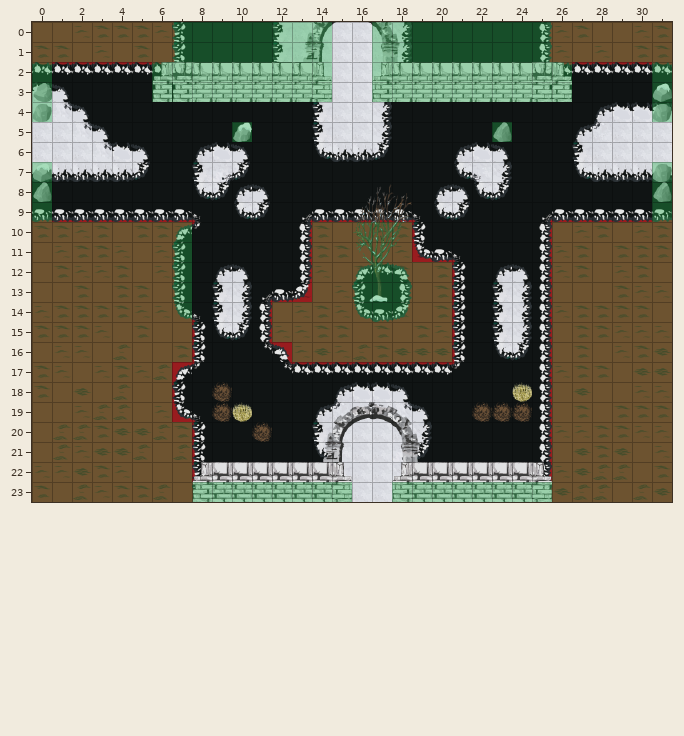
Two states of a Tiled map, levels_tmx/tmx/new_1.tmx. This is how it looked before the edit.
Cells are 32x32 px. Shown: x 0..31, y 0..23.
The same view after the edit:
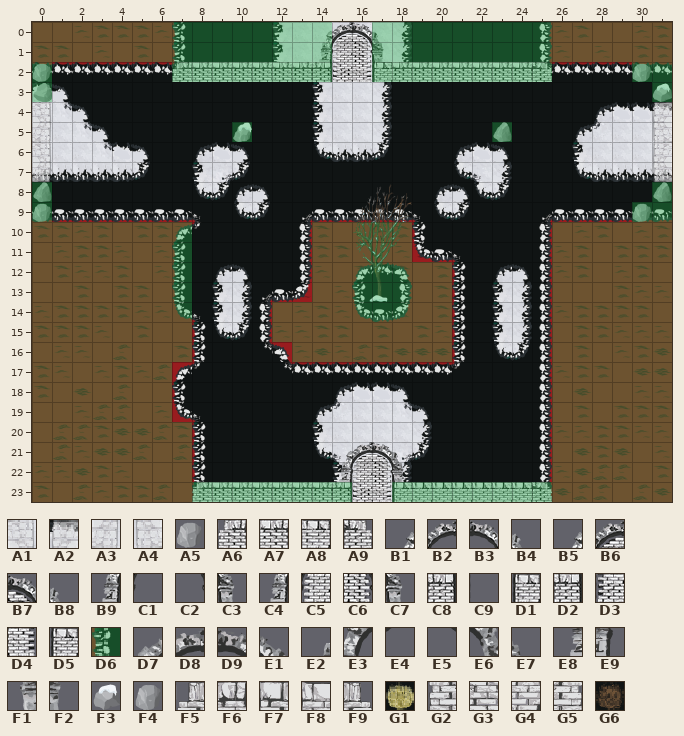
Key: from "Silent Wood-03": A1 6, A2 7, A3 18, A4 19, A5 21, A6 26, A7 27, A8 28, A9 29; from "Silent Wood-07": B1 0, B2 1, B3 2, B4 3, B5 4, B6 5, B7 6, B8 7, B9 12, C1 13, C2 14, C3 15, C4 16, C5 17, C6 18, C7 19, C8 24, C9 25, D1 27, D2 28, D3 29, D4 30, D5 31; from "coll": D6 0; from "obj": D7 1, D8 2, D9 3, E1 4, E2 20, E3 21, E4 22, E5 23, E6 24, E7 25, E8 40, E9 41, F1 44, F2 45, F3 58, F4 59, F5 84, F6 85, F7 86, F8 88, F9 91, G1 92, G2 104, G3 105, G4 109, G5 111, G6 112.
__ is an empty cell, .. an unchanged one.
Tiles of an added or newly shown layer are drawn over the layers below it.
See-through tiles are keyed as they look on the map.
Change:
--- layer "GroundObjects"
@@ x 0..31 @@
- 0 .. .. .. .. .. .. .. .. .. .. .. .. .. E2 E3 E4 E5 E6 E7 .. .. .. .. .. .. .. .. .. .. .. .. ..
- 1 .. .. .. .. .. .. .. .. .. .. .. .. .. E8 E9 __ __ F1 F2 .. .. .. .. .. .. .. .. .. .. .. .. ..
- 2 __ .. .. .. .. .. F5 F6 F8 F8 F8 F8 F8 F8 F9 __ .. F5 F8 F8 F8 F8 F8 F8 F8 F6 F9 .. .. .. __ ..
- 3 .. .. .. .. .. .. G2 G2 G4 G4 G4 G4 G4 G4 G5 .. .. G2 G4 G4 G4 G4 G4 G4 G4 G5 G5 .. .. .. .. ..
- 4 F4 .. .. .. .. .. .. .. .. .. .. .. .. .. .. .. .. .. .. .. .. .. .. .. .. .. .. .. .. .. .. F4
+ 0 .. .. .. .. .. .. .. .. .. .. .. .. .. __ B1 B2 B3 B4 __ .. .. .. .. .. .. .. .. .. .. .. .. ..
+ 1 .. .. .. .. .. .. .. .. .. .. .. .. .. __ B9 C1 C2 C3 __ .. .. .. .. .. .. .. .. .. .. .. .. ..
+ 2 A5 .. .. .. .. .. __ A6 A7 A7 A7 A7 A7 A7 C8 C9 .. D1 A7 A7 A7 A7 A7 A7 A7 A9 __ .. .. .. A5 ..
+ 3 .. .. .. .. .. .. __ __ __ __ __ __ __ __ __ .. .. __ __ __ __ __ __ __ __ __ __ .. .. .. .. ..
+ 4 __ .. .. .. .. .. .. .. .. .. .. .. .. .. .. .. .. .. .. .. .. .. .. .. .. .. .. .. .. .. .. __
@@ x 0..31 @@
- 7 F3 .. .. .. .. .. .. .. .. .. .. .. .. .. .. .. .. .. .. .. .. .. .. .. .. .. .. .. .. .. .. F4
+ 7 __ .. .. .. .. .. .. .. .. .. .. .. .. .. .. .. .. .. .. .. .. .. .. .. .. .. .. .. .. .. .. __
@@ x 0..30 @@
- 9 __ .. .. .. .. .. .. .. .. .. .. .. .. .. .. .. .. .. .. .. .. .. .. .. .. .. .. .. .. .. __
+ 9 A5 .. .. .. .. .. .. .. .. .. .. .. .. .. .. .. .. .. .. .. .. .. .. .. .. .. .. .. .. .. A5
@@ x 9..24 @@
-18 G6 .. .. .. .. .. .. .. .. .. .. .. .. .. .. G1
-19 G6 G1 .. .. .. .. .. .. .. .. .. .. .. G6 G6 G6
-20 .. .. G6 .. .. .. .. .. .. .. .. .. .. .. .. ..
+18 __ .. .. .. .. .. .. .. .. .. .. .. .. .. .. __
+19 __ __ .. .. .. .. .. .. .. .. .. .. .. __ __ __
+20 .. .. __ .. .. .. .. .. .. .. .. .. .. .. .. ..
--- layer "TopObjects"
@@ x 8..25 @@
-19 .. .. .. .. .. .. .. D7 D8 D9 E1 .. .. .. .. .. .. ..
-20 .. .. .. .. .. .. E2 E3 E4 E5 E6 E7 .. .. .. .. .. ..
-21 .. .. .. .. .. .. E8 E9 __ __ F1 F2 .. .. .. .. .. ..
-22 F5 F7 F7 F7 F7 F7 F7 F9 __ __ F5 F7 F7 F7 F7 F7 F7 F9
-23 G2 G3 G3 G3 G3 G3 G3 G5 __ .. G2 G3 G3 G3 G3 G3 G3 G5
+19 .. .. .. .. .. .. .. __ __ __ __ .. .. .. .. .. .. ..
+20 .. .. .. .. .. .. __ __ __ __ __ __ .. .. .. .. .. ..
+21 .. .. .. .. .. .. __ B1 B2 B3 B4 __ .. .. .. .. .. ..
+22 __ __ __ __ __ __ __ B9 C1 C2 C3 __ __ __ __ __ __ __
+23 A6 A7 A7 A7 A7 A7 A7 C8 C9 .. D1 A8 A8 A8 A8 A8 A8 A9
--- layer "DBNorth" (now shown)
@@ x 14..17 @@
- 0 __ __ __ __
- 1 __ __ __ __
- 2 __ __ __ __
+ 0 B5 B6 B7 B8
+ 1 C4 C5 C6 C7
+ 2 D2 D3 D4 D5
--- layer "DBSouth" (now shown)
@@ x 15..18 @@
-21 __ __ __ __
-22 __ __ __ __
-23 __ __ __ __
+21 B5 B6 B7 B8
+22 C4 C5 C6 C7
+23 D2 D3 D4 D5
--- layer "DBWest" (now shown)
@@ x 0..0 @@
- 4 __
- 5 __
- 6 __
- 7 __
+ 4 A1
+ 5 A3
+ 6 A1
+ 7 A3
--- layer "DBEast" (now shown)
@@ x 31..31 @@
- 4 __
- 5 __
- 6 __
- 7 __
+ 4 A2
+ 5 A4
+ 6 A2
+ 7 A4
--- layer "Collision"
@@ x 0..31 @@
- 2 .. .. .. .. .. .. D6 .. .. .. .. .. .. .. .. .. .. .. .. .. .. .. .. .. .. .. D6 .. .. .. __ ..
- 3 .. .. .. .. .. .. D6 D6 D6 D6 D6 D6 D6 D6 D6 .. .. D6 D6 D6 D6 D6 D6 D6 D6 D6 D6 .. .. .. .. ..
- 4 D6 .. .. .. .. .. .. .. .. .. .. .. .. .. .. .. .. .. .. .. .. .. .. .. .. .. .. .. .. .. .. D6
+ 2 .. .. .. .. .. .. __ .. .. .. .. .. .. .. .. .. .. .. .. .. .. .. .. .. .. .. __ .. .. .. D6 ..
+ 3 .. .. .. .. .. .. __ __ __ __ __ __ __ __ __ .. .. __ __ __ __ __ __ __ __ __ __ .. .. .. .. ..
+ 4 __ .. .. .. .. .. .. .. .. .. .. .. .. .. .. .. .. .. .. .. .. .. .. .. .. .. .. .. .. .. .. __
@@ x 0..31 @@
- 7 D6 .. .. .. .. .. .. .. .. .. .. .. .. .. .. .. .. .. .. .. .. .. .. .. .. .. .. .. .. .. .. D6
+ 7 __ .. .. .. .. .. .. .. .. .. .. .. .. .. .. .. .. .. .. .. .. .. .. .. .. .. .. .. .. .. .. __
@@ x 30..30 @@
- 9 __
+ 9 D6
Boxes around the changes in both pictures, in picture pixels (x1, y1, x2, y2):
changed: (152, 22, 572, 102)
added: (32, 63, 51, 82)
added: (632, 62, 652, 82)
changed: (32, 102, 52, 182)
changed: (652, 102, 672, 182)
added: (32, 203, 51, 222)
added: (632, 202, 652, 222)
changed: (192, 382, 552, 502)
